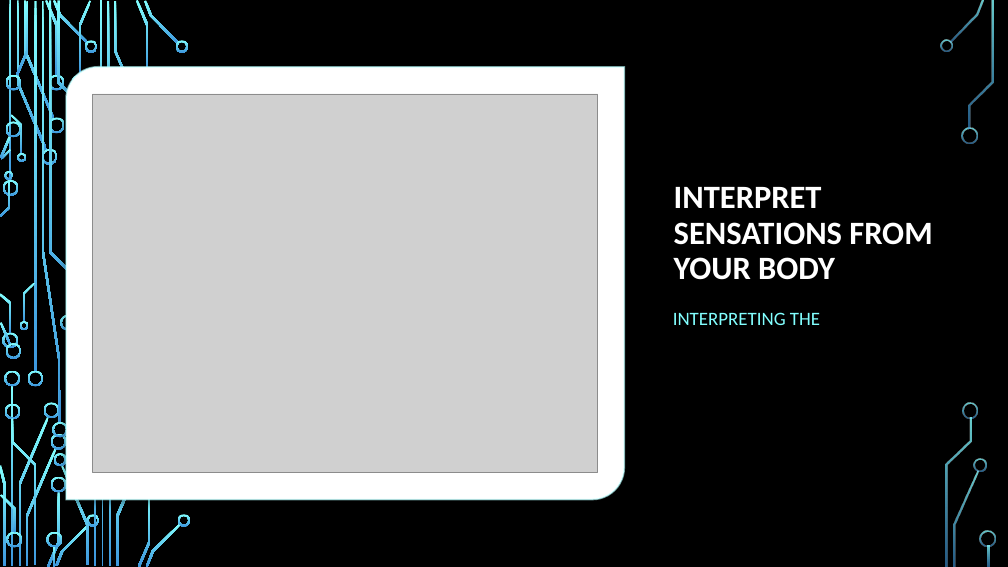
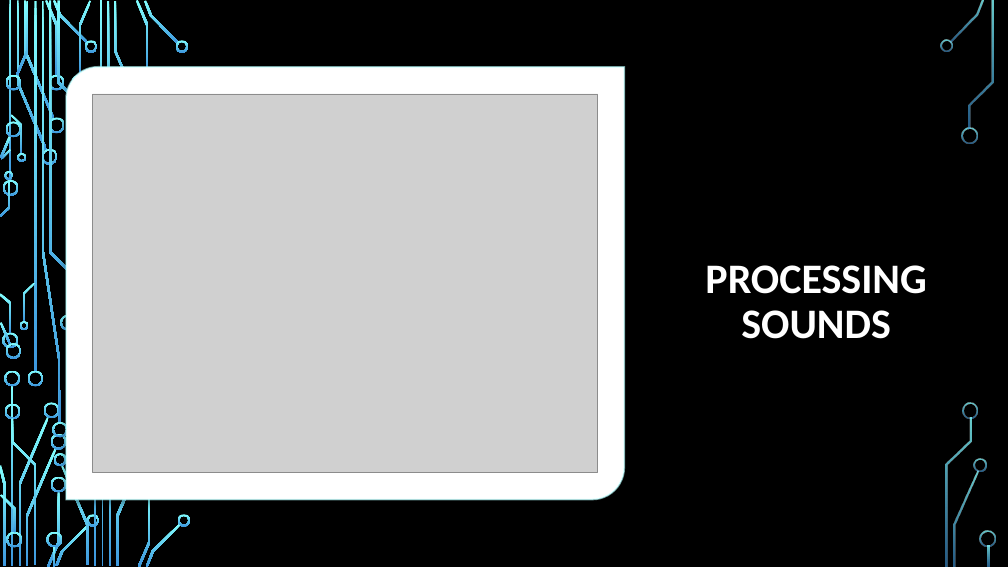
Before and after one commit to MrBardot/Trends-in-Alzheimers-Disease-Fatalities-in-the-United-States-and-Tennessee-from-1999-2018.-, a slide deck: slide 9 of Presentation/Alzheimer’s Disease Trends in the United States.pptx. Drawn at 1008x567 pixels with LibreOffice and Linux fonts; fonts in the diff are those of the drawing; grey boxes stand for pictures; background and template pictures are left out. Boxes give left, top, right and bottom in pixels: in the first picture for what was removed or moved away, otherwise in the second. Text is boxed around its words. In the diff, an @@ line names an element or a change of style, - is before the commit and + after.

```diff
--- a/Presentation/Alzheimer’s Disease Trends in the United States.pptx
+++ b/Presentation/Alzheimer’s Disease Trends in the United States.pptx
@@ title "PROCESSING SOUNDS" at <box>705,265,926,339</box>: vertical alignment bottom to middle @@
@@ title at <box>705,265,926,339</box>: text changed; size 31 to 40 pt @@
-INTERPRET SENSATIONS FROM YOUR BODY
+PROCESSING SOUNDS
@@ text removed at <box>673,312,820,325</box> @@
-  INTERPRETING THE
```
Also in this commit, not shown: 6 other slides changed.
